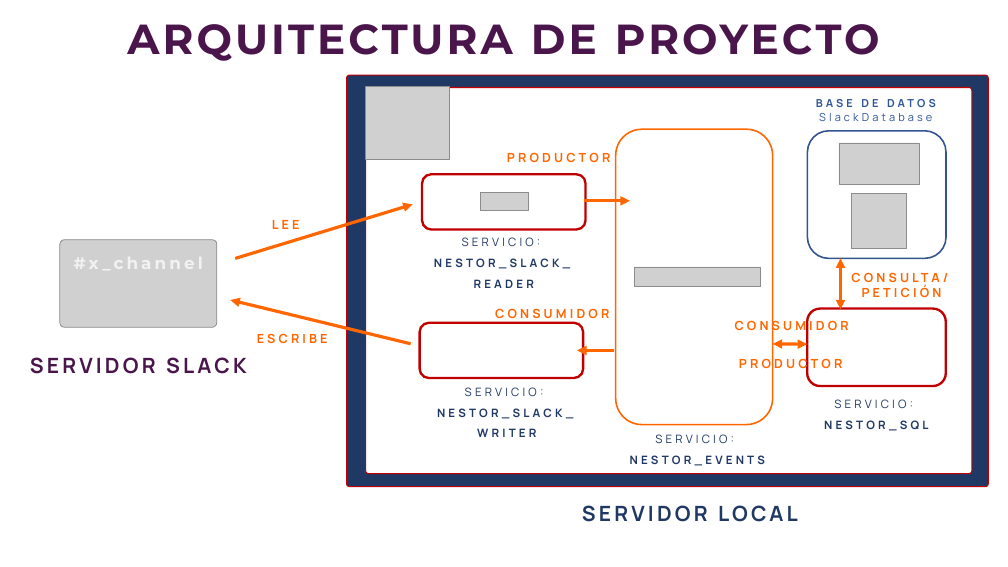
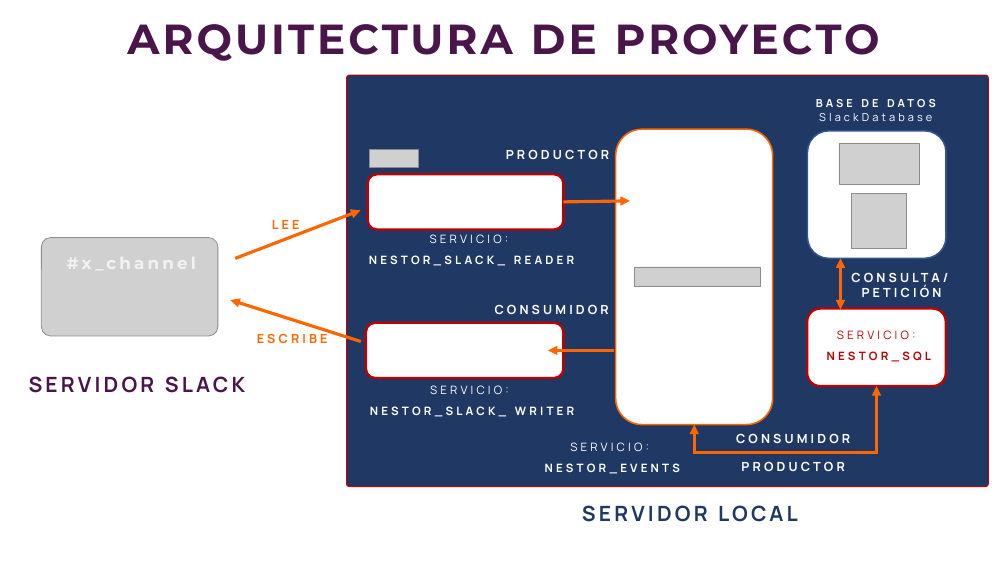
Before and after one commit to SebastianDuranV/TutorialesArquitecturaDeSoftware, a slide deck: slide 1 of Proyecto/ARQUITECTURA.pptx. Drawn at 1008x567 pixels with LibreOffice and Linux fonts; fonts in the diff are those of the drawing; grey boxes stand for pictures. Boxes give left, top, right and bottom in pixels: in the first picture for what was removed or moved away, otherwise in the second. Text is boxed around its words. In the diff, an @@ line names an element or a change of style, - is before the commit and + after.

```diff
--- a/Proyecto/ARQUITECTURA.pptx
+++ b/Proyecto/ARQUITECTURA.pptx
@@ rounded rectangle removed at (x1=366, y1=88, x2=972, y2=474) @@
@@ picture removed at (x1=366, y1=86, x2=450, y2=160) @@
@@ text "BASE DE DATOS" at (x1=816, y1=99, x2=936, y2=121): text colour #2F5597 to #FFFFFF @@
@@ picture moved from (x1=481, y1=192, x2=529, y2=210) to (x1=370, y1=149, x2=418, y2=167) @@
@@ rounded rectangle resized from (x1=422, y1=175, x2=585, y2=230) to (x1=368, y1=175, x2=563, y2=230) @@
@@ arrow moved from (584, 201) - (630, 201) to (563, 202) - (630, 201) @@
@@ picture resized from (x1=60, y1=240, x2=217, y2=327) to (x1=42, y1=237, x2=218, y2=336) @@
@@ arrow moved from (235, 259) - (413, 204) to (235, 259) - (361, 210) @@
@@ text "SERVICIO:" moved from (x1=434, y1=237, x2=570, y2=288) to (x1=369, y1=234, x2=574, y2=266) @@
@@ arrow moved from (411, 344) - (231, 300) to (361, 342) - (231, 300) @@
@@ rounded rectangle resized from (x1=420, y1=323, x2=583, y2=378) to (x1=366, y1=323, x2=563, y2=378) @@
@@ text "SERVICIO:" moved from (x1=824, y1=399, x2=928, y2=431) to (x1=827, y1=330, x2=931, y2=362) @@
@@ text "SERVICIO:" at (x1=827, y1=330, x2=931, y2=362): text colour #203864 to #C00000 @@
@@ text "SERVIDOR SLACK" moved from (x1=30, y1=357, x2=246, y2=374) to (x1=29, y1=376, x2=245, y2=393) @@
@@ arrow moved from (615, 351) - (577, 351) to (615, 351) - (548, 351) @@
@@ double arrow removed from (808, 344) to (773, 344) @@
@@ text colour #203864 to #FFFFFF in 3 elements at (x1=369, y1=234, x2=574, y2=266), (x1=545, y1=442, x2=680, y2=474), (x1=370, y1=385, x2=574, y2=417) @@
@@ text "SERVICIO:" moved from (x1=437, y1=387, x2=573, y2=437) to (x1=370, y1=385, x2=574, y2=417) @@
@@ elbow double arrow added from (694, 425) to (876, 386), #FF6600 3 pt @@
@@ text "SERVICIO:" moved from (x1=630, y1=434, x2=765, y2=466) to (x1=545, y1=442, x2=680, y2=474) @@
@@ text colour #FF6600 to #FFFFFF in 5 elements at (x1=862, y1=285, x2=942, y2=297), (x1=506, y1=149, x2=609, y2=159), (x1=495, y1=304, x2=609, y2=314), (x1=741, y1=461, x2=844, y2=471), (x1=736, y1=433, x2=850, y2=443) @@
@@ text "CONSUMIDOR" moved from (x1=735, y1=319, x2=849, y2=335) to (x1=736, y1=433, x2=850, y2=443) @@
@@ text "PRODUCTOR" moved from (x1=739, y1=356, x2=842, y2=372) to (x1=741, y1=461, x2=844, y2=471) @@
```
Also in this commit, not shown: 1 slide removed, 4 other files.
